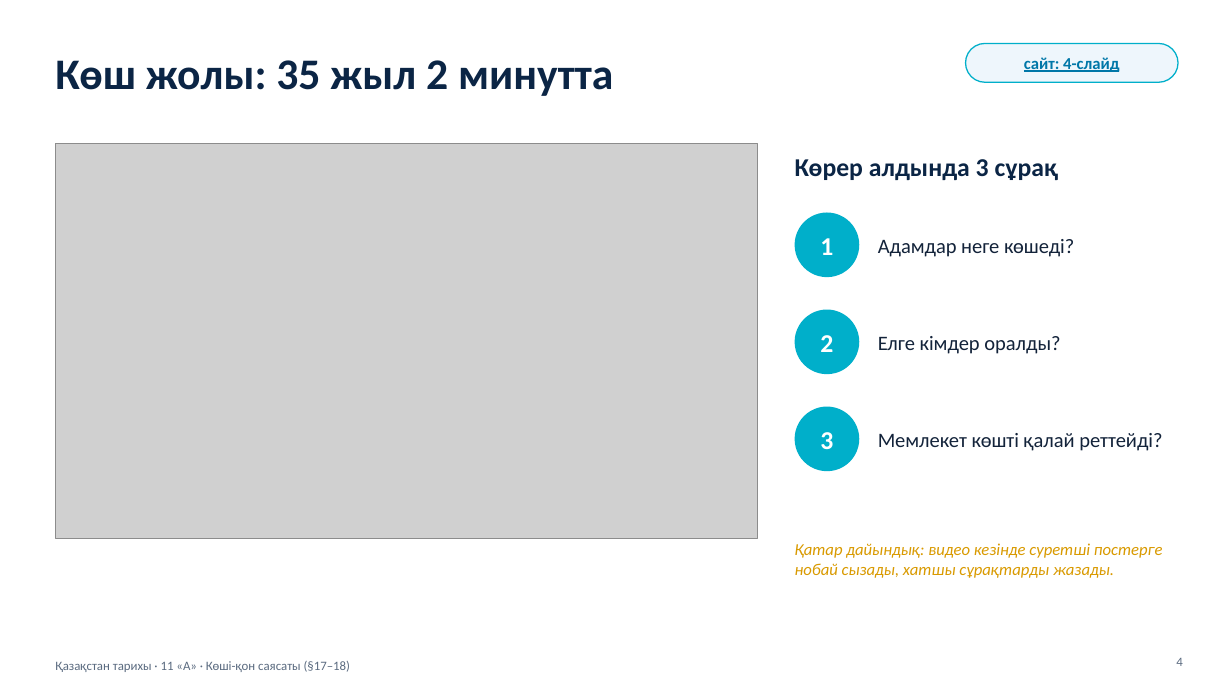
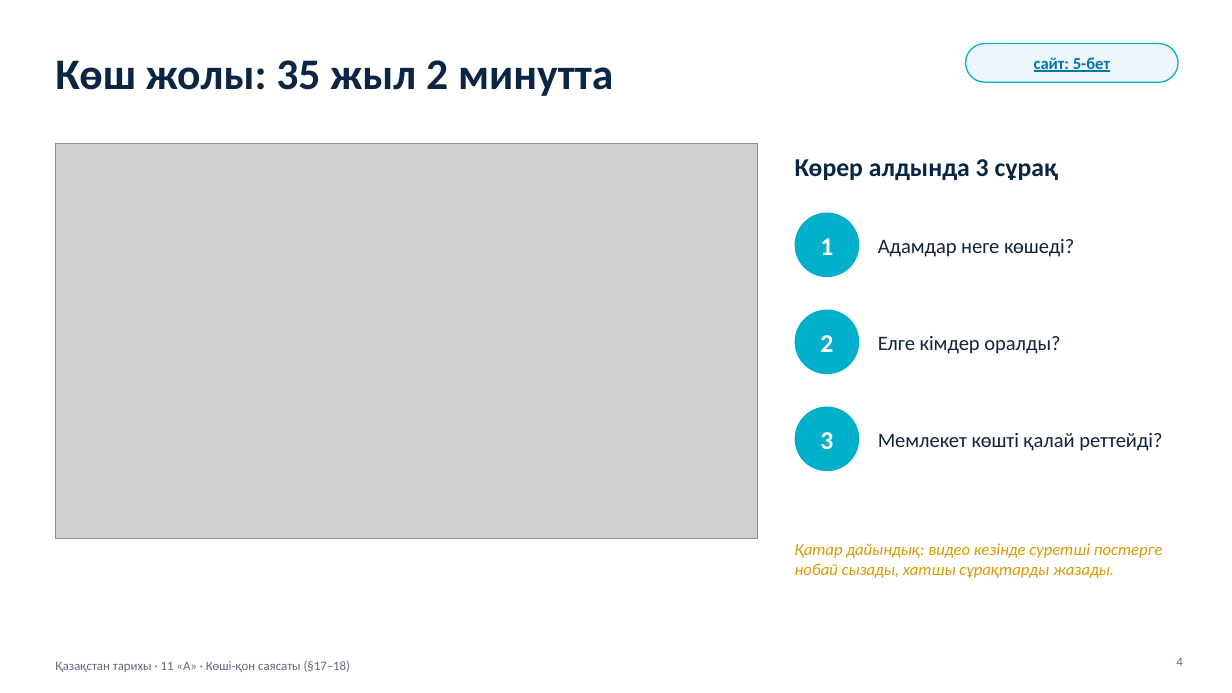
Before and after one commit to makpalkubantova-arch/koshkonkznatfrikh, a slide deck: slide 4 of materialdar/2-Prezentaciya-Koshi-qon-sayasaty.pptx. Drawn at 1232x693 pixels with LibreOffice and Linux fonts; fonts in the diff are those of the drawing; grey boxes stand for pictures. Boxes give left, top, right and bottom in pixels: in the first picture for what was removed or moved away, otherwise in the second. Text is boxed around its words. In the diff, an @@ line names an element or a change of style, - is before the commit and + after.

```diff
--- a/materialdar/2-Prezentaciya-Koshi-qon-sayasaty.pptx
+++ b/materialdar/2-Prezentaciya-Koshi-qon-sayasaty.pptx
@@ text in rounded rectangle at bbox=[1034, 57, 1110, 72]: text changed @@
-сайт: 4-слайд
+сайт: 5-бет
```
Also in this commit, not shown: 9 other slides changed, 3 slides added, 6 slides removed, 23 other files.
